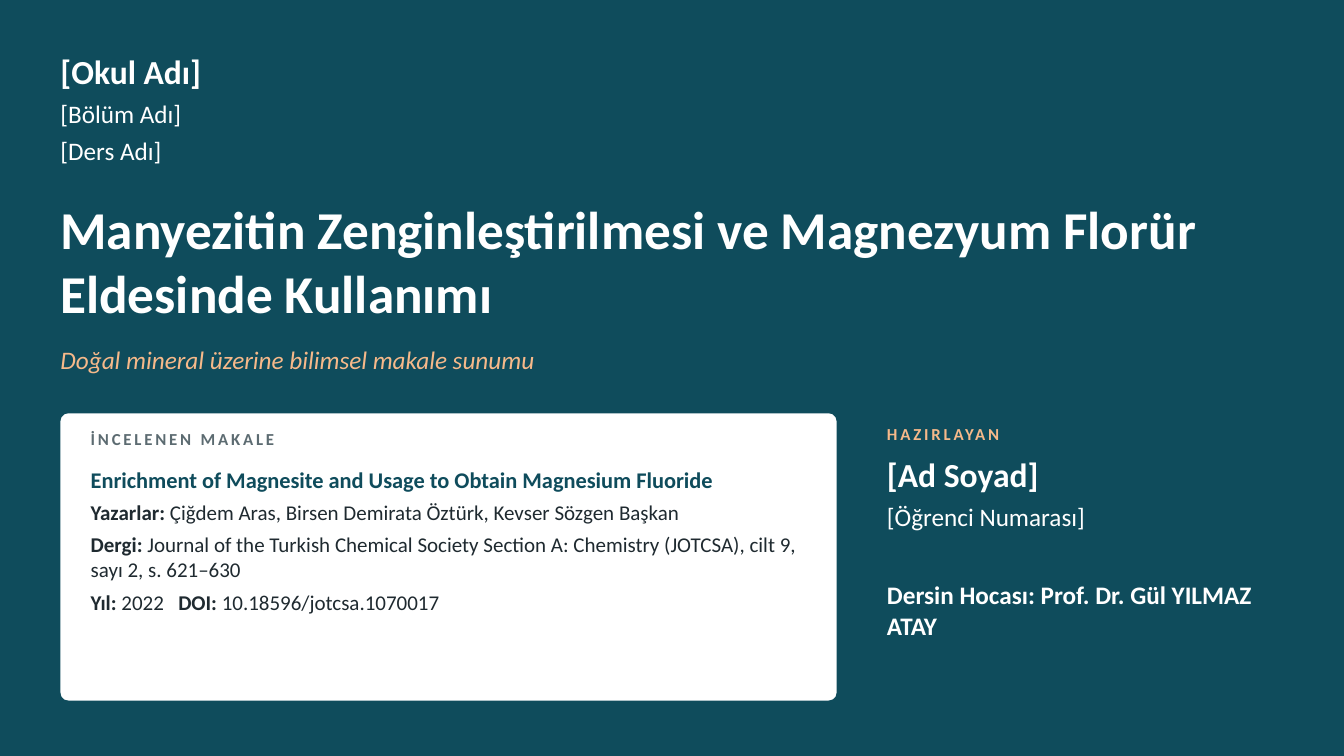
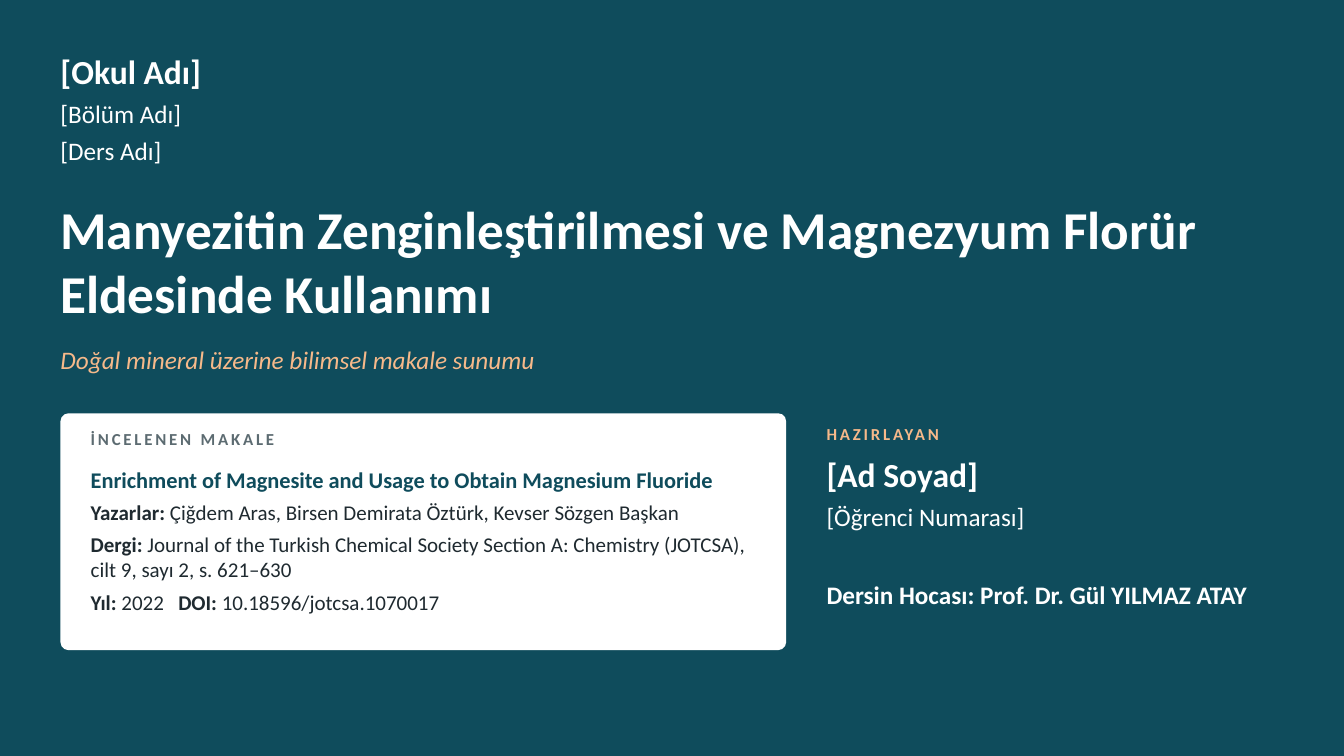
Before and after one commit to dteimerl-hue/varolus-denklemi, a slide deck: slide 1 of sunumlar/IsimSoyisim_Numara_DersAdi_Manyezit.pptx. Drawn at 1344x756 pixels with LibreOffice and Linux fonts; fonts in the diff are those of the drawing. Boxes give left, top, right and bottom in pixels: in the first picture for what was removed or moved away, otherwise in the second. Text is boxed around its words. In the diff, an @@ line names an element or a change of style, - is before the commit and + after.

```diff
--- a/sunumlar/IsimSoyisim_Numara_DersAdi_Manyezit.pptx
+++ b/sunumlar/IsimSoyisim_Numara_DersAdi_Manyezit.pptx
@@ rounded rectangle: place and size @@
-rounded rectangle at (60, 413, 837, 701)
+rounded rectangle at (60, 413, 786, 650)
@@ rounded rectangle at (60, 413, 786, 650): proportions changed @@
@@ text "HAZIRLAYAN" rewrapped from (887, 423, 1280, 454) to (827, 423, 1284, 454) @@
@@ text "Enrichment of Magnesite and Usage ..." rewrapped from (91, 472, 796, 614) to (91, 472, 745, 614) @@
@@ text "[Ad Soyad]": place and size @@
-text "[Ad Soyad]" at (887, 462, 1039, 493)
+text "[Ad Soyad]" at (827, 462, 978, 493)
@@ text "[Öğrenci Numarası]": place and size @@
-text "[Öğrenci Numarası]" at (887, 506, 1085, 531)
+text "[Öğrenci Numarası]" at (827, 506, 1024, 531)
@@ text "Dersin Hocası: Prof. Dr. Gül ..." rewrapped from (887, 586, 1252, 635) to (827, 586, 1247, 604) @@
```
Also in this commit, not shown: 3 other files.
